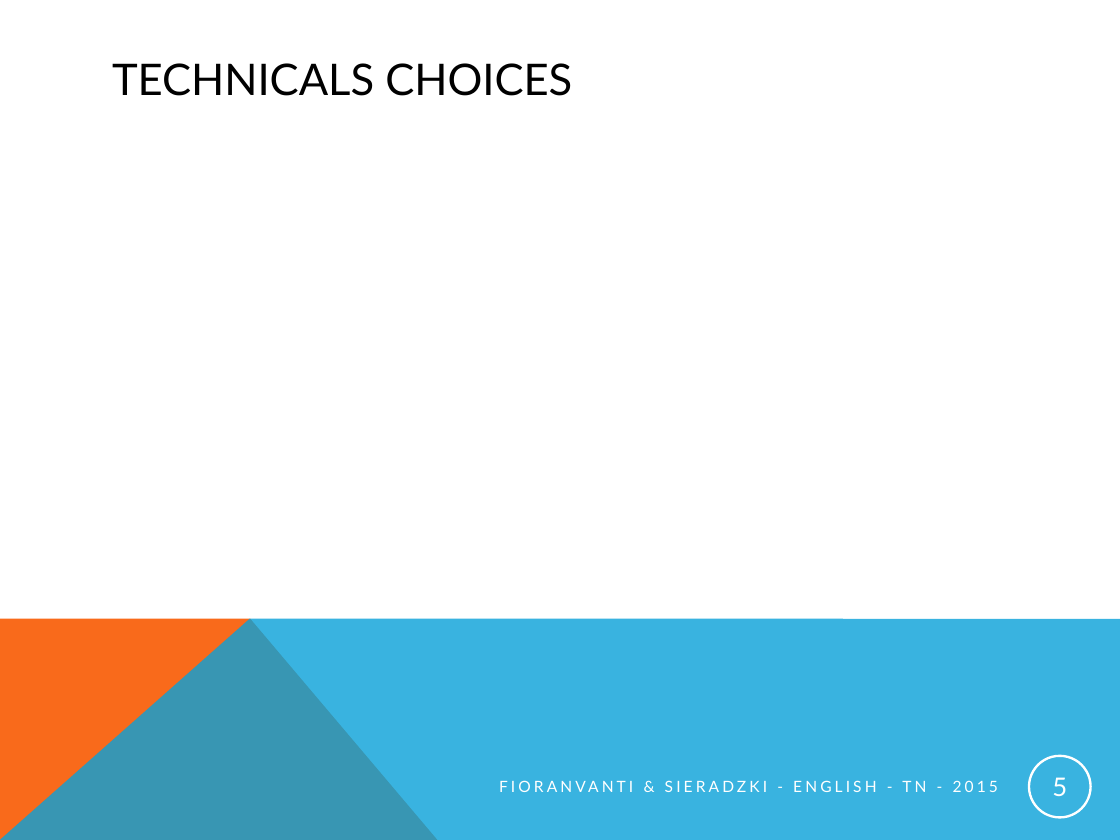
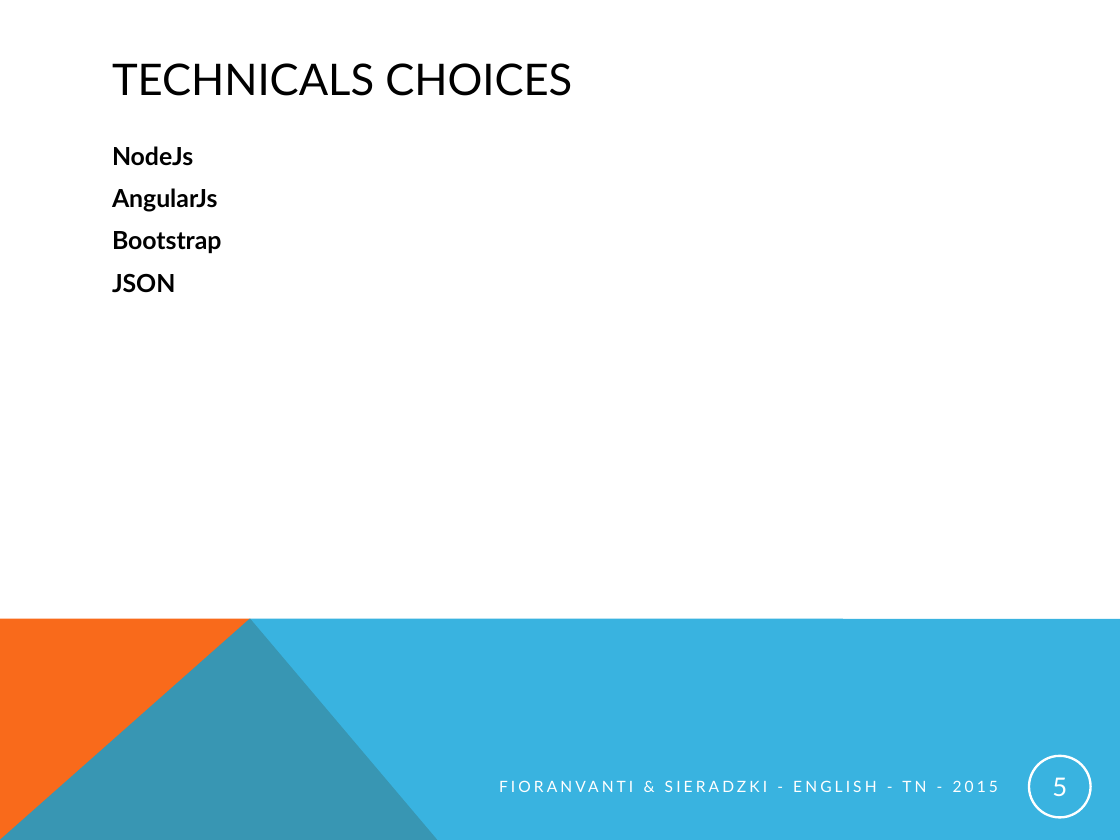
Before and after one commit to pINKmUNster/Projet_Anglais, a slide deck: slide 5 of English_presentation_project.pptx. Drawn at 1120x840 pixels with LibreOffice and Linux fonts; fonts in the diff are those of the drawing. Boxes give left, top, right and bottom in pixels: in the first picture for what was removed or moved away, otherwise in the second. Text is boxed around its words. In the diff, an @@ line names an element or a change of style, - is before the commit and + after.

```diff
--- a/English_presentation_project.pptx
+++ b/English_presentation_project.pptx
@@ text added at (x1=112, y1=146, x2=222, y2=293), 16 pt, text #000000, bold @@
+NodeJs
+AngularJs
+Bootstrap
+JSON
```
Also in this commit, not shown: 6 other slides changed.
